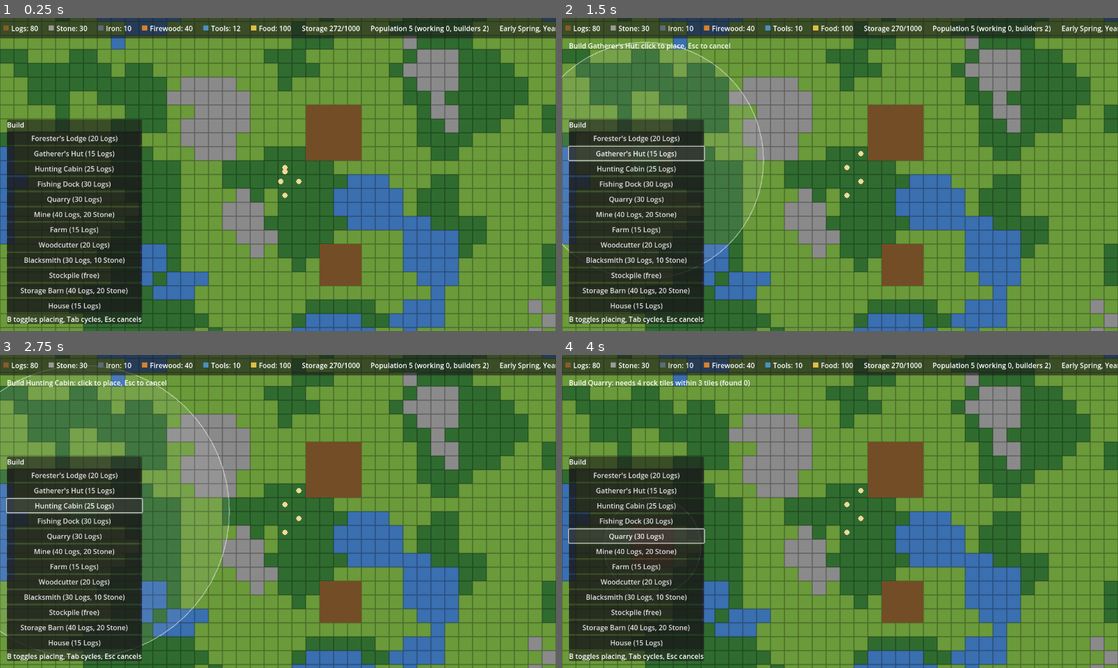
Above: before the commit, frames 1-4 (two rows, left to right).
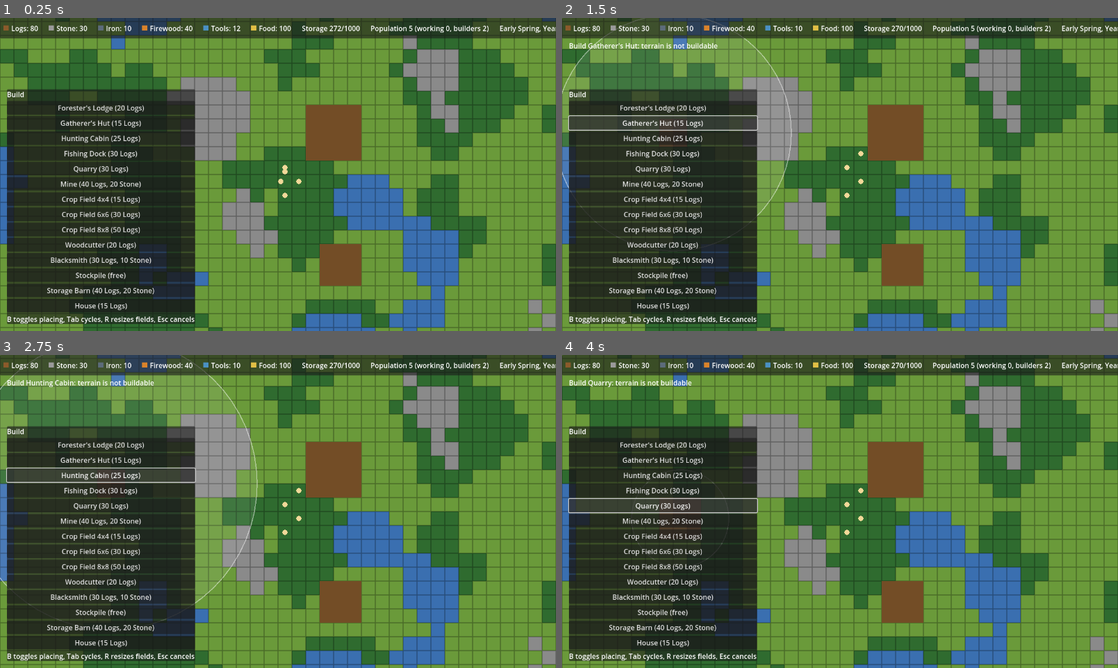
Above: after the commit, the same moments.

Repository: GrindelfP/KingdomYouth
Game: Godot game, scene res://scenes/world/world.tscn
The game is run twice, just before and just after one commit, with the same random seed, the same clock (stepped at 60 frames per second) and the same inputs.
Inputs:
- Up to frame 1 (0.25 s): no input
- Up to frame 2 (1.5 s): click "Forester's Lodge (20 Logs)" at 0.5 s; click "Gatherer's Hut (15 Logs)" at 1.25 s
- Up to frame 3 (2.75 s): click "Hunting Cabin (25 Logs)" at 2 s
- Up to frame 4 (4 s): click "Fishing Dock (30 Logs)" at 2.75 s; click "Quarry (30 Logs)" at 3.5 s

The runs differ from the first frame. In frame 1, 13% of the frame differs, in the area x 1-36%, y 22-98%; in frame 2, 13%; in frame 3, 14%, in the area x 0-47%, y 0-98%; in frame 4, 14%.

Commit message:
[FEATURE] crop fields with per-cell seasonal lifecycle, retire farm
Co-Authored-By: Claude Sonnet 5.5 <noreply@anthropic.com>

Diff:
--- a/project.godot
+++ b/project.godot
@@ -46,6 +46,11 @@
 build_cycle={
 "deadzone": 0.5,
 "events": [Object(InputEventKey,"resource_local_to_scene":false,"resource_name":"","device":-1,"window_id":0,"alt_press …(195 unchanged characters)…
+]
+}
+build_size={
+"deadzone": 0.5,
+"events": [Object(InputEventKey,"resource_local_to_scene":false,"resource_name":"","device":-1,"window_id":0,"alt_pressed":false,"shift_pressed":false,"ctrl_pressed":false,"meta_pressed":false,"pressed":false,"keycode":0,"physical_keycode":82,"key_label":0,"unicode":0,"location":0,"echo":false,"script":null)
 ]
 }
 cancel_build={
--- /dev/null
+++ b/resources/buildings/crop_field_4.tres
@@ -0,0 +1,16 @@
+[gd_resource type="Resource" script_class="BuildingDef" load_steps=3 format=3]
+
+[ext_resource type="Script" path="res://scripts/buildings/building_def.gd" id="1_def"]
+[ext_resource type="Resource" path="res://resources/jobs/farmer.tres" id="2_job"]
+
+[resource]
+script = ExtResource("1_def")
+id = &"crop_field_4"
+family = &"crop_field"
+display_name = "Crop Field 4x4"
+footprint = Vector2i(4, 4)
+cost = {
+&"logs": 15
+}
+build_time = 20.0
+job = ExtResource("2_job")
--- /dev/null
+++ b/resources/buildings/crop_field_6.tres
@@ -0,0 +1,16 @@
+[gd_resource type="Resource" script_class="BuildingDef" load_steps=3 format=3]
+
+[ext_resource type="Script" path="res://scripts/buildings/building_def.gd" id="1_def"]
+[ext_resource type="Resource" path="res://resources/jobs/farmer.tres" id="2_job"]
+
+[resource]
+script = ExtResource("1_def")
+id = &"crop_field_6"
+family = &"crop_field"
+display_name = "Crop Field 6x6"
+footprint = Vector2i(6, 6)
+cost = {
+&"logs": 30
+}
+build_time = 35.0
+job = ExtResource("2_job")
--- a/resources/buildings/farm.tres
+++ b/resources/buildings/crop_field_8.tres
@@ -5,11 +5,12 @@
 
 [resource]
 script = ExtResource("1_def")
-id = &"farm"
-display_name = "Farm"
-footprint = Vector2i(3, 3)
+id = &"crop_field_8"
+family = &"crop_field"
+display_name = "Crop Field 8x8"
+footprint = Vector2i(8, 8)
 cost = {
-&"logs": 15
+&"logs": 50
 }
-build_time = 24.0
+build_time = 50.0
 job = ExtResource("2_job")
--- a/resources/jobs/farmer.tres
+++ b/resources/jobs/farmer.tres
@@ -5,11 +5,13 @@
 [resource]
 script = ExtResource("1_job")
 job_name = "Farmer"
-slots = 3
-work_time = 6.0
+slots = 4
+work_time = 4.0
 outputs = Array[Dictionary]([{
-"amount": 3,
+"amount": 2,
 "chance": 1.0,
 "id": &"wheat"
 }])
-seasonal = true
+target_mode = 3
+plant_time = 2.0
+plow_time = 2.5
--- a/scripts/autoload/save_manager.gd
+++ b/scripts/autoload/save_manager.gd
@@ -1,7 +1,7 @@
 extends Node
 
 const SAVE_PATH := "user://savegame.json"
-const SAVE_VERSION := 7
+const SAVE_VERSION := 8
 
 var pending_load := false
 
--- a/scripts/autoload/time_manager.gd
+++ b/scripts/autoload/time_manager.gd
@@ -17,7 +17,6 @@
 	"Early Winter", "Mid Winter", "Late Winter",
 ]
 const SEASON_NAMES := ["Spring", "Summer", "Autumn", "Winter"]
-const FOOD_MULTIPLIERS := [1.0, 1.5, 1.0, 0.0]
 const SPEEDS := [0.0, 1.0, 2.0, 5.0]
 const DEFAULT_SPEED_INDEX := 1
 
@@ -95,8 +94,8 @@
 	return _elapsed / SECONDS_PER_MONTH
 
 
-func food_multiplier() -> float:
-	return FOOD_MULTIPLIERS[get_season()]
+func get_time_months() -> float:
+	return month + get_month_progress()
 
 
 func is_cold() -> bool:
--- a/scripts/buildings/build_controller.gd
+++ b/scripts/buildings/build_controller.gd
@@ -4,6 +4,7 @@
 signal hint_changed(text: String)
 signal construction_completed(building: Building)
 signal construction_cancelled(def: BuildingDef)
+signal crops_lost(building: Building, count: int)
 
 const VALID_COLOR := Color(0.3, 0.9, 0.3, 0.4)
 const INVALID_COLOR := Color(0.9, 0.2, 0.2, 0.4)
@@ -20,7 +21,9 @@
 	load("res://resources/buildings/fishing_dock.tres"),
 	load("res://resources/buildings/quarry.tres"),
 	load("res://resources/buildings/mine.tres"),
-	load("res://resources/buildings/farm.tres"),
+	load("res://resources/buildings/crop_field_4.tres"),
+	load("res://resources/buildings/crop_field_6.tres"),
+	load("res://resources/buildings/crop_field_8.tres"),
 	load("res://resources/buildings/woodcutter.tres"),
 	load("res://resources/buildings/blacksmith.tres"),
 	load("res://resources/buildings/stockpile.tres"),
@@ -50,6 +53,8 @@
 		_placing = not _placing
 	elif event.is_action_pressed("build_cycle"):
 		_selected = (_selected + 1) % building_defs.size()
+	elif event.is_action_pressed("build_size") and _placing:
+		cycle_size()
 	elif event.is_action_pressed("cancel_build") and _placing:
 		_placing = false
 	elif event.is_action_pressed("place_building") and _placing:
@@ -69,6 +74,17 @@
 func select_building(index: int) -> void:
 	_selected = index
 	_placing = true
+
+
+func cycle_size() -> void:
+	var family := selected_def().family
+	if family == &"":
+		return
+	for step in range(1, building_defs.size()):
+		var index := (_selected + step) % building_defs.size()
+		if building_defs[index].family == family:
+			_selected = index
+			return
 
 
 func cancel_placement() -> void:
@@ -142,6 +158,7 @@
 	var building := Building.new()
 	add_child(building)
 	building.setup(_world, def, origin)
+	_watch(building)
 	return building
 
 
@@ -217,6 +234,7 @@
 				"output": child.output.to_save_data() if child.output else {},
 				"input": child.input.to_save_data() if child.input else {},
 				"household": child.household.to_save_data() if child.household else {},
+				"field": child.field.to_save_data() if child.field else {},
 			})
 		elif child is ConstructionSite:
 			entries.append({
@@ -251,6 +269,8 @@
 				building.input.from_save_data(entry["input"])
 			if building.household:
 				building.household.from_save_data(entry["household"])
+			if building.field:
+				building.field.from_save_data(entry["field"])
 
 
 func _find_free_origin(def: BuildingDef, near: Vector2i, avoid: Array[Vector2i]) -> Vector2i:
@@ -287,10 +307,15 @@
 	return null
 
 
+func _watch(building: Building) -> void:
+	building.crops_lost.connect(func(count: int) -> void: crops_lost.emit(building, count))
+
+
 func _on_site_completed(site: ConstructionSite) -> void:
 	var building := Building.new()
 	add_child(building)
 	building.setup(_world, site.def, site.origin)
+	_watch(building)
 	site.queue_free()
 	construction_completed.emit(building)
 
--- a/scripts/buildings/building.gd
+++ b/scripts/buildings/building.gd
@@ -1,8 +1,25 @@
 class_name Building
 extends Structure
 
+signal crops_lost(count: int)
+
 const BUILDING_COLOR := Color(0.45, 0.3, 0.15)
 const OUTPUT_CAPACITY := 20
+const FIELD_OUTPUT_CAPACITY := 40
+const FIELD_UPDATE_INTERVAL := 0.25
+const FIELD_FENCE_COLOR := Color(0.36, 0.24, 0.12)
+const FIELD_COLORS := {
+	CropField.CellState.EMPTY: Color(0.5, 0.42, 0.26),
+	CropField.CellState.PLOWED: Color(0.33, 0.22, 0.12),
+	CropField.CellState.PLANTED: Color(0.33, 0.22, 0.12),
+	CropField.CellState.GROWING: Color(0.3, 0.21, 0.12),
+	CropField.CellState.RIPE: Color(0.3, 0.21, 0.12),
+	CropField.CellState.HARVESTED: Color(0.55, 0.47, 0.28),
+}
+const SPROUT_COLOR := Color(0.45, 0.75, 0.3)
+const GROWING_COLOR := Color(0.25, 0.6, 0.2)
+const RIPE_COLORS := {&"wheat": Color(0.92, 0.78, 0.25), &"cabbage": Color(0.62, 0.82, 0.4)}
+const STUBBLE_COLOR := Color(0.72, 0.62, 0.35)
 const INPUT_CAPACITY := 20
 const BATCHES_PER_TRIP := 5
 const HOUSEHOLD_CAPACITY := 50
@@ -24,6 +41,8 @@
 var input: Inventory
 var household: Inventory
 var restock_claimed := false
+var field: CropField
+var _field_timer := 0.0
 
 
 func setup(world: WorldGrid, building_def: BuildingDef, grid_origin: Vector2i) -> void:
@@ -32,18 +51,50 @@
 		storage = Inventory.new(def.storage_capacity)
 		ResourceStockpile.register_storage(self)
 	if def.job:
-		output = Inventory.new(OUTPUT_CAPACITY)
+		output = Inventory.new(FIELD_OUTPUT_CAPACITY if def.is_field() else OUTPUT_CAPACITY)
 		desired_workers = def.job.slots
 		if def.job.has_inputs():
 			input = Inventory.new(INPUT_CAPACITY)
 	if def.housing_capacity > 0:
 		household = Inventory.new(HOUSEHOLD_CAPACITY)
+	if def.is_field():
+		field = CropField.new(def.footprint.x)
+		field.cell_changed.connect(_on_field_cell_changed)
+		field.cells_reloaded.connect(queue_redraw)
+		field.crop_changed.connect(queue_redraw)
+		world.set_open(def.get_cells(origin), true)
+		TimeManager.season_changed.connect(_on_season_changed)
+		TimeManager.month_changed.connect(_on_month_changed)
 	queue_redraw()
 
 
 func _exit_tree() -> void:
 	if storage:
 		ResourceStockpile.unregister_storage(self)
+	if field:
+		TimeManager.season_changed.disconnect(_on_season_changed)
+		TimeManager.month_changed.disconnect(_on_month_changed)
+
+
+func _process(delta: float) -> void:
+	if field == null:
+		return
+	_field_timer += delta
+	if _field_timer >= FIELD_UPDATE_INTERVAL:
+		_field_timer = 0.0
+		field.update()
+
+
+func get_output_id() -> StringName:
+	return field.crop if field else def.job.primary_output()
+
+
+func field_cell_to_grid(cell: Vector2i) -> Vector2i:
+	return origin + cell
+
+
+func grid_to_field_cell(grid_pos: Vector2i) -> Vector2i:
+	return grid_pos - origin
 
 
 func job_def() -> JobDef:
@@ -57,7 +108,7 @@
 func is_output_blocked() -> bool:
 	if output == null:
 		return false
-	return output.free_space() < def.job.output_total() and ResourceStockpile.find_storages(def.job.primary_output(), get_center_cell()).is_empty()
+	return output.free_space() < def.job.output_total() and ResourceStockpile.find_storages(get_output_id(), get_center_cell()).is_empty()
 
 
 func forest_cell_count() -> int:
@@ -71,8 +122,6 @@
 		efficiency = minf(float(forest_cell_count()) / job.density_cells, 1.0)
 	if TimeManager.is_cold():
 		efficiency *= job.winter_factor
-	if job.seasonal:
-		efficiency *= TimeManager.food_multiplier()
 	return efficiency
 
 
@@ -144,5 +193,60 @@
 	return def.job != null and workers.size() < def.job.slots
 
 
+func _on_field_cell_changed(_cell: Vector2i) -> void:
+	queue_redraw()
+
+
+func _on_month_changed(_month: int) -> void:
+	field.update()
+	queue_redraw()
+
+
+func _on_season_changed(season: int) -> void:
+	if season == TimeManager.Season.SPRING:
+		field.begin_season()
+	elif season == TimeManager.Season.WINTER:
+		var lost := field.frost()
+		if lost > 0:
+			crops_lost.emit(lost)
+
+
 func _draw() -> void:
+	if field:
+		_draw_field()
+		return
 	draw_rect(Rect2(Vector2.ZERO, _size), BUILDING_COLOR)
+
+
+func _draw_field() -> void:
+	var tile := _world.get_tile_size()
+	for y in field.size:
+		for x in field.size:
+			var cell := Vector2i(x, y)
+			var top_left := Vector2(cell) * tile
+			var state := field.get_state(cell)
+			draw_rect(Rect2(top_left, tile), FIELD_COLORS[state])
+			match state:
+				CropField.CellState.PLOWED, CropField.CellState.PLANTED, CropField.CellState.GROWING, CropField.CellState.RIPE:
+					for row in 3:
+						var line_y := top_left.y + tile.y * (row + 0.5) / 3.0
+						draw_line(Vector2(top_left.x + 1.0, line_y), Vector2(top_left.x + tile.x - 1.0, line_y), Color(0.2, 0.13, 0.07), 1.0)
+			_draw_crop(top_left + tile * 0.5, tile, state, field.get_growth(cell))
+	draw_rect(Rect2(Vector2.ZERO, _size), FIELD_FENCE_COLOR, false, 2.0)
+
+
+func _draw_crop(center: Vector2, tile: Vector2, state: int, growth: float) -> void:
+	match state:
+		CropField.CellState.PLANTED:
+			draw_circle(center, tile.x * 0.1, SPROUT_COLOR)
+		CropField.CellState.GROWING:
+			draw_circle(center, tile.x * lerpf(0.15, 0.35, growth), GROWING_COLOR)
+		CropField.CellState.RIPE:
+			var color: Color = RIPE_COLORS[field.crop]
+			if field.crop == &"cabbage":
+				draw_circle(center, tile.x * 0.38, color)
+			else:
+				draw_rect(Rect2(center - tile * 0.38, tile * 0.76), color)
+		CropField.CellState.HARVESTED:
+			draw_line(center - tile * 0.25, center + tile * 0.25, STUBBLE_COLOR, 1.5)
+			draw_line(center + Vector2(-0.25, 0.25) * tile, center + Vector2(0.25, -0.25) * tile, STUBBLE_COLOR, 1.5)
--- a/scripts/buildings/building_def.gd
+++ b/scripts/buildings/building_def.gd
@@ -2,6 +2,7 @@
 extends Resource
 
 @export var id: StringName
+@export var family: StringName
 @export var display_name: String
 @export var footprint := Vector2i.ONE
 @export var cost: Dictionary = {}
@@ -20,6 +21,10 @@
 	return cells
 
 
+func is_field() -> bool:
+	return job != null and job.target_mode == JobDef.TargetMode.FIELD
+
+
 func is_storage() -> bool:
 	return storage_capacity > 0
 
--- /dev/null
+++ b/scripts/buildings/crop_field.gd
@@ -0,0 +1,210 @@
+class_name CropField
+extends RefCounted
+
+signal cell_changed(cell: Vector2i)
+signal cells_reloaded
+signal crop_changed
+
+enum CellState { EMPTY, PLOWED, PLANTED, GROWING, RIPE, HARVESTED }
+enum Task { NONE, PLOW, SOW, REAP }
+
+const CROP_IDS: Array[StringName] = [&"wheat", &"cabbage"]
+const GROW_MONTHS: Dictionary = {&"wheat": 5.5, &"cabbage": 4.5}
+const SPROUT_GROWTH := 0.2
+const DEFAULT_CROP := &"wheat"
+
+var size := 0
+var crop: StringName = DEFAULT_CROP
+var pending_crop: StringName = DEFAULT_CROP
+var _states := PackedInt32Array()
+var _planted_at := PackedFloat64Array()
+var _claimed: Dictionary = {}
+
+
+func _init(field_size: int) -> void:
+	size = field_size
+	_states.resize(size * size)
+	_planted_at.resize(size * size)
+
+
+func is_in_field(cell: Vector2i) -> bool:
+	return cell.x >= 0 and cell.y >= 0 and cell.x < size and cell.y < size
+
+
+func get_state(cell: Vector2i) -> int:
+	return _states[_index(cell)]
+
+
+func get_growth(cell: Vector2i) -> float:
+	match get_state(cell):
+		CellState.PLANTED, CellState.GROWING:
+			return clampf((TimeManager.get_time_months() - _planted_at[_index(cell)]) / float(GROW_MONTHS[crop]), 0.0, 1.0)
+		CellState.RIPE:
+			return 1.0
+	return 0.0
+
+
+func count(state: int) -> int:
+	var total := 0
+	for value in _states:
+		if value == state:
+			total += 1
+	return total
+
+
+func planted_count() -> int:
+	return count(CellState.PLANTED) + count(CellState.GROWING)
+
+
+func has_crops() -> bool:
+	for value in _states:
+		if value >= CellState.PLANTED:
+			return true
+	return false
+
+
+func set_pending_crop(crop_id: StringName) -> void:
+	if not CROP_IDS.has(crop_id) or crop_id == pending_crop:
+		return
+	pending_crop = crop_id
+	if not has_crops():
+		crop = crop_id
+	crop_changed.emit()
+
+
+func begin_season() -> void:
+	if crop != pending_crop:
+		crop = pending_crop
+		crop_changed.emit()
+
+
+func plow(cell: Vector2i) -> bool:
+	if get_state(cell) != CellState.EMPTY:
+		return false
+	_set_state(cell, CellState.PLOWED)
+	return true
+
+
+func sow(cell: Vector2i) -> bool:
+	if get_state(cell) != CellState.PLOWED:
+		return false
+	_planted_at[_index(cell)] = TimeManager.get_time_months()
+	_set_state(cell, CellState.PLANTED)
+	return true
+
+
+func reap(cell: Vector2i) -> bool:
+	if get_state(cell) != CellState.RIPE:
+		return false
+	_set_state(cell, CellState.HARVESTED)
+	return true
+
+
+func update() -> void:
+	var now := TimeManager.get_time_months()
+	for y in size:
+		for x in size:
+			var cell := Vector2i(x, y)
+			var state := _states[_index(cell)]
+			if state != CellState.PLANTED and state != CellState.GROWING:
+				continue
+			var growth: float = (now - _planted_at[_index(cell)]) / float(GROW_MONTHS[crop])
+			if growth >= 1.0:
+				_set_state(cell, CellState.RIPE)
+			elif growth >= SPROUT_GROWTH and state == CellState.PLANTED:
+				_set_state(cell, CellState.GROWING)
+
+
+func frost() -> int:
+	var lost := 0
+	for value in _states:
+		if value == CellState.PLANTED or value == CellState.GROWING or value == CellState.RIPE:
+			lost += 1
+	_states.fill(CellState.EMPTY)
+	_claimed.clear()
+	cells_reloaded.emit()
+	return lost
+
+
+func claim(cell: Vector2i) -> void:
+	_claimed[cell] = true
+
+
+func release(cell: Vector2i) -> void:
+	_claimed.erase(cell)
+
+
+func is_claimed(cell: Vector2i) -> bool:
+	return _claimed.has(cell)
+
+
+func next_task(from: Vector2i, sowing_season: bool) -> Dictionary:
+	var best := {"task": Task.NONE, "cell": Vector2i.ZERO}
+	var best_rank := 99
+	var best_distance := 1 << 30
+	for y in size:
+		for x in size:
+			var cell := Vector2i(x, y)
+			if _claimed.has(cell):
+				continue
+			var rank := _task_rank(_states[_index(cell)], sowing_season)
+			if rank == 0:
+				continue
+			var distance := absi(cell.x - from.x) + absi(cell.y - from.y)
+			if rank < best_rank or (rank == best_rank and distance < best_distance):
+				best_rank = rank
+				best_distance = distance
+				best = {"task": _task_for_rank(rank), "cell": cell}
+	return best
+
+
+func to_save_data() -> Dictionary:
+	return {
+		"crop": String(crop),
+		"pending": String(pending_crop),
+		"states": Array(_states),
+		"planted_at": Array(_planted_at),
+	}
+
+
+func from_save_data(data: Dictionary) -> void:
+	crop = StringName(data["crop"])
+	pending_crop = StringName(data["pending"])
+	var states: Array = data["states"]
+	var planted: Array = data["planted_at"]
+	for index in mini(states.size(), _states.size()):
+		_states[index] = int(states[index])
+		_planted_at[index] = float(planted[index])
+	_claimed.clear()
+	cells_reloaded.emit()
+	crop_changed.emit()
+
+
+func _task_rank(state: int, sowing_season: bool) -> int:
+	if state == CellState.RIPE:
+		return 1
+	if not sowing_season:
+		return 0
+	if state == CellState.PLOWED:
+		return 2
+	if state == CellState.EMPTY:
+		return 3
+	return 0
+
+
+func _task_for_rank(rank: int) -> int:
+	match rank:
+		1:
+			return Task.REAP
+		2:
+			return Task.SOW
+	return Task.PLOW
+
+
+func _set_state(cell: Vector2i, state: int) -> void:
+	_states[_index(cell)] = state
+	cell_changed.emit(cell)
+
+
+func _index(cell: Vector2i) -> int:
+	return cell.y * size + cell.x
--- a/scripts/buildings/job_def.gd
+++ b/scripts/buildings/job_def.gd
@@ -1,7 +1,7 @@
 class_name JobDef
 extends Resource
 
-enum TargetMode { ACCESS, FOREST_CELL, FORESTER }
+enum TargetMode { ACCESS, FOREST_CELL, FORESTER, FIELD }
 enum PlacementRule { NONE, NEAR_WATER, NEAR_ROCK }
 
 @export var job_name: String
@@ -13,11 +13,11 @@
 @export var work_radius := 0.0
 @export var density_cells := 0
 @export var winter_factor := 1.0
-@export var seasonal := false
 @export var placement_rule := PlacementRule.NONE
 @export var rule_radius := 3
 @export var rule_min_cells := 4
 @export var plant_time := 3.0
+@export var plow_time := 2.5
 @export var forest_density := 0.6
 
 
--- a/scripts/entities/worker.gd
+++ b/scripts/entities/worker.gd
@@ -2,7 +2,7 @@
 extends Node
 
 enum State { IDLE, TRAVEL, WORK, PICKUP, DELIVER, BUILD, RETURN }
-enum Action { HARVEST, PLANT, CUT }
+enum Action { HARVEST, PLANT, CUT, PLOW, SOW, REAP }
 
 const NO_TARGET := Vector2i(-1, -1)
 const RETRY_DELAY := 3.0
@@ -28,6 +28,8 @@
 var _claimed_building: Building
 var _claimed_amount := 0
 var _claimed_house: Building
+var _claimed_field: Building
+var _field_cell := NO_TARGET
 
 
 func _ready() -> void:
@@ -259,6 +261,7 @@
 	var stored := building.output.total()
 	if stored > 0 and (stored >= HAUL_SIZE or target == NO_TARGET):
 		if _begin_pickup():
+			_release_field_claim()
 			return true
 	if target == NO_TARGET:
 		return false
@@ -388,11 +391,36 @@
 			return _first_reachable(forest)
 		JobDef.TargetMode.FORESTER:
 			return _find_forester_target(job)
+		JobDef.TargetMode.FIELD:
+			return _find_field_target()
 	_action = Action.HARVEST
 	for cell in building.get_access_cells():
 		if _hauler.is_reachable(cell):
 			return cell
 	return NO_TARGET
+
+
+func _find_field_target() -> Vector2i:
+	var field := building.field
+	var from := building.grid_to_field_cell(_settler.get_grid_pos())
+	var pick := field.next_task(from, TimeManager.get_season() == TimeManager.Season.SPRING)
+	if pick["task"] == CropField.Task.NONE:
+		return NO_TARGET
+	var cell: Vector2i = pick["cell"]
+	var grid_cell := building.field_cell_to_grid(cell)
+	if not _hauler.is_reachable(grid_cell):
+		return NO_TARGET
+	field.claim(cell)
+	_claimed_field = building
+	_field_cell = cell
+	match pick["task"]:
+		CropField.Task.REAP:
+			_action = Action.REAP
+		CropField.Task.SOW:
+			_action = Action.SOW
+		_:
+			_action = Action.PLOW
+	return grid_cell
 
 
 func _find_forester_target(job: JobDef) -> Vector2i:
@@ -456,6 +484,14 @@
 	if _claimed_house and is_instance_valid(_claimed_house):
 		_claimed_house.restock_claimed = false
 	_claimed_house = null
+	_release_field_claim()
+
+
+func _release_field_claim() -> void:
+	if _claimed_field and is_instance_valid(_claimed_field) and _claimed_field.field:
+		_claimed_field.field.release(_field_cell)
+	_claimed_field = null
+	_field_cell = NO_TARGET
 
 
 func _return_carried() -> void:
@@ -582,6 +618,7 @@
 		return
 	if _state == State.IDLE or grid_pos != _target:
 		return
+	_release_field_claim()
 	_state = State.IDLE
 	_target = NO_TARGET
 	_retry_left = RETRY_DELAY
@@ -589,14 +626,24 @@
 
 func _work_duration() -> float:
 	var job := building.job_def()
-	if _action == Action.PLANT:
-		return job.plant_time
+	match _action:
+		Action.PLANT:
+			return job.plant_time
+		Action.PLOW:
+			return job.plow_time / _settler.work_speed()
+		Action.SOW:
+			return job.plant_time / _settler.work_speed()
+		Action.REAP:
+			return job.work_time / _settler.work_speed()
 	return job.work_time / (maxf(building.work_efficiency(), 0.1) * _settler.work_speed())
 
 
 func _finish_work() -> void:
 	var job := building.job_def()
 	var world := _settler.world
+	if _action == Action.PLOW or _action == Action.SOW or _action == Action.REAP:
+		_finish_field_work(job)
+		return
 	_state = State.IDLE
 	match _action:
 		Action.PLANT:
@@ -613,3 +660,21 @@
 	for entry in job.outputs:
 		if randf() <= float(entry["chance"]):
 			building.output.add(StringName(entry["id"]), int(entry["amount"]))
+
+
+func _finish_field_work(job: JobDef) -> void:
+	var field := building.field
+	_state = State.IDLE
+	match _action:
+		Action.PLOW:
+			if field.plow(_field_cell) and TimeManager.get_season() == TimeManager.Season.SPRING:
+				_action = Action.SOW
+				_state = State.WORK
+				_work_left = _work_duration()
+				return
+		Action.SOW:
+			field.sow(_field_cell)
+		Action.REAP:
+			if field.reap(_field_cell):
+				building.output.add(field.crop, int(job.outputs[0]["amount"]))
+	_release_field_claim()
--- a/scripts/ui/building_menu.gd
+++ b/scripts/ui/building_menu.gd
@@ -15,7 +15,7 @@
 		button.pressed.connect(build.select_building.bind(index))
 		column.add_child(button)
 	var help := Label.new()
-	help.text = "B toggles placing, Tab cycles, Esc cancels"
+	help.text = "B toggles placing, Tab cycles, R resizes fields, Esc cancels"
 	column.add_child(help)
 
 
--- a/scripts/ui/hud.gd
+++ b/scripts/ui/hud.gd
@@ -84,6 +84,7 @@
 	_build.hint_changed.connect(func(text: String) -> void: _hint_label.text = text)
 	_build.construction_completed.connect(_on_construction_completed)
 	_build.construction_cancelled.connect(func(def: BuildingDef) -> void: add_toast("Construction cancelled: %s. Delivered materials returned." % def.display_name))
+	_build.crops_lost.connect(func(building: Building, count: int) -> void: add_toast("Frost destroyed crops at %s: %d cells lost." % [building.origin, count]))
 	_settlers.settler_born.connect(_on_settler_born)
 	_settlers.settler_died.connect(_on_settler_died)
 	TimeManager.season_changed.connect(_on_season_changed)
--- a/scripts/ui/info_panel.gd
+++ b/scripts/ui/info_panel.gd
@@ -99,6 +99,8 @@
 		for worker_settler in building.workers:
 			_add_line("  Settler %d" % worker_settler.display_id)
 		_add_work_area_lines(building)
+		if building.field:
+			_add_field_lines(building.field)
 		if building.input:
 			_add_inventory("Input", building.input)
 		_add_inventory("Output", building.output)
@@ -131,6 +133,23 @@
 		_add_line("Work rate: %d%%" % roundi(building.work_efficiency() * 100.0))
 
 
+func _add_field_lines(field: CropField) -> void:
+	_add_line("Crop: %s (%dx%d)" % [ResourceCatalog.display_name(field.crop), field.size, field.size])
+	if field.pending_crop != field.crop:
+		_add_line("Next spring: %s" % ResourceCatalog.display_name(field.pending_crop))
+	_add_line("Planted %d, ripe %d, harvested %d of %d cells" % [
+		field.planted_count(), field.count(CropField.CellState.RIPE),
+		field.count(CropField.CellState.HARVESTED), field.size * field.size])
+	var row := HBoxContainer.new()
+	for crop_id in CropField.CROP_IDS:
+		var button := Button.new()
+		button.text = ResourceCatalog.display_name(crop_id)
+		button.disabled = crop_id == field.pending_crop
+		button.pressed.connect(field.set_pending_crop.bind(crop_id))
+		row.add_child(button)
+	_content.add_child(row)
+
+
 func _diet_text(house: Building) -> String:
 	var kinds := house.diet_kinds()
 	if kinds >= Building.DIET_VARIETY_KINDS:
--- a/scripts/world/world_grid.gd
+++ b/scripts/world/world_grid.gd
@@ -26,6 +26,7 @@
 const ANY_STAGE := -2
 
 var _occupied: Dictionary = {}
+var _open: Dictionary = {}
 var _trees: Dictionary = {}
 var _tree_age: Dictionary = {}
 
@@ -60,7 +61,7 @@
 
 
 func is_walkable(grid_pos: Vector2i) -> bool:
-	return _get_flag(grid_pos, "walkable") and not is_occupied(grid_pos)
+	return _get_flag(grid_pos, "walkable") and (not is_occupied(grid_pos) or _open.has(grid_pos))
 
 
 func is_buildable(grid_pos: Vector2i) -> bool:
@@ -74,6 +75,7 @@
 func clear_occupancy() -> void:
 	var previous := _occupied.keys()
 	_occupied.clear()
+	_open.clear()
 	for grid_pos in previous:
 		walkability_changed.emit(grid_pos)
 
@@ -84,6 +86,16 @@
 			_occupied[grid_pos] = true
 		else:
 			_occupied.erase(grid_pos)
+			_open.erase(grid_pos)
+		walkability_changed.emit(grid_pos)
+
+
+func set_open(grid_positions: Array[Vector2i], open: bool) -> void:
+	for grid_pos in grid_positions:
+		if open:
+			_open[grid_pos] = true
+		else:
+			_open.erase(grid_pos)
 		walkability_changed.emit(grid_pos)
 
 
Not shown, added: scripts/buildings/crop_field.gd.uid
